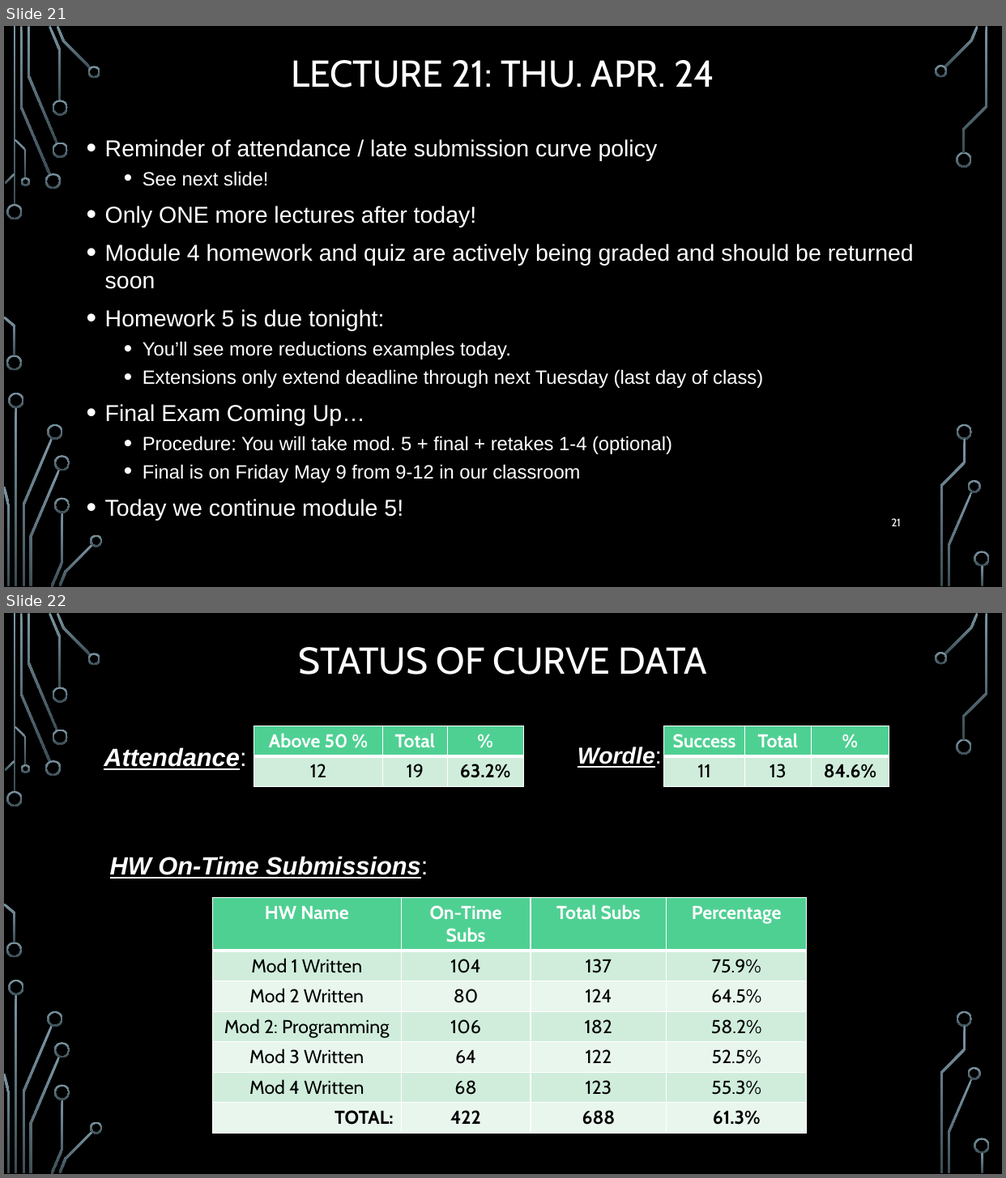
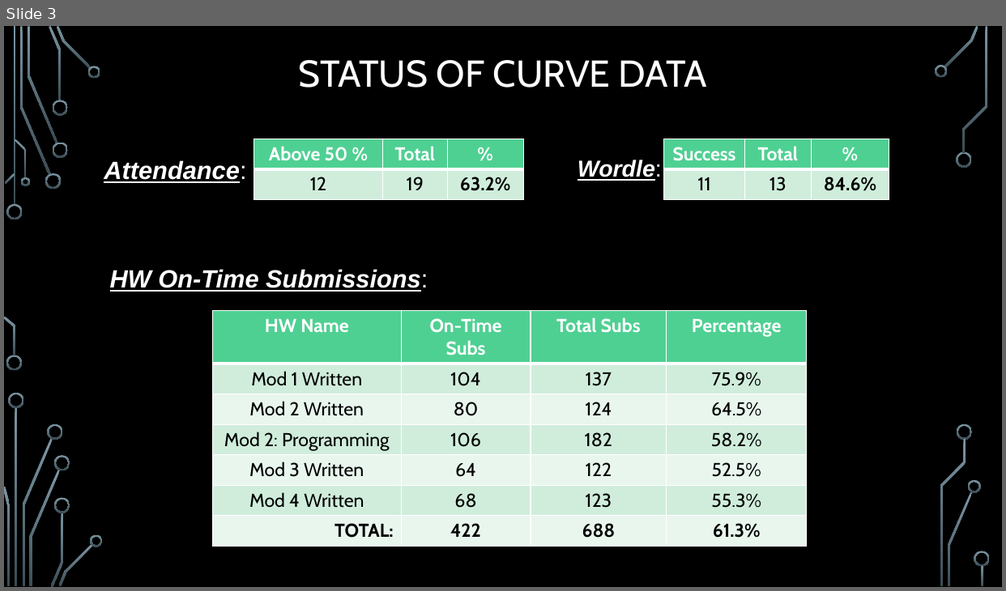
Before and after one commit to markfloryan/dmt2, a slide deck: slides/00-DailyAnnouncements.pptx. Shown one above the other, each under a label of ours: slides 21 and 22 before the commit, slide 3 after it. The pictures are 1006x1178 and 1006x591 pixels, drawn with LibreOffice and Linux fonts; fonts in the diff are those of the drawing; background and template pictures are left out. Boxes give left, top, right and bottom in pixels: in the first picture for what was removed or moved away, otherwise in the second. Text is boxed around its words. In the diff, an @@ line names an element or a change of style, - is before the commit and + after.

```diff
--- a/slides/00-DailyAnnouncements.pptx
+++ b/slides/00-DailyAnnouncements.pptx
@@ slide 21 removed at <box>4,26,1002,587</box>, background picture (left out); not listed: 36 template elements that a slide beside it also shows @@
@@ title removed at <box>291,60,714,88</box> @@
-LECTURE 21: THU. APR. 24
@@ text removed at <box>105,139,914,520</box> @@
-• Reminder of attendance / late submission curve policy
-  • See next slide!
-• Only ONE more lectures after today!
-• Module 4 homework and quiz are actively being graded and should be returned soon
-• Homework 5 is due tonight:
-  • You’ll see more reductions examples today.
-  • Extensions only extend deadline through next Tuesday (last day of class)
-• Final Exam Coming Up…
-  • Procedure: You will take mod. 5 + final + retakes 1-4 (optional)
-  • Final is on Friday May 9 from 9-12 in our classroom
-• Today we continue module 5!
@@ page number removed at <box>891,518,901,527</box> @@
-21
@@ what was slide 22 is now slide 3 @@
```
Also in this commit, not shown: 1 slide changed, 18 other slides removed, 4 other files.
